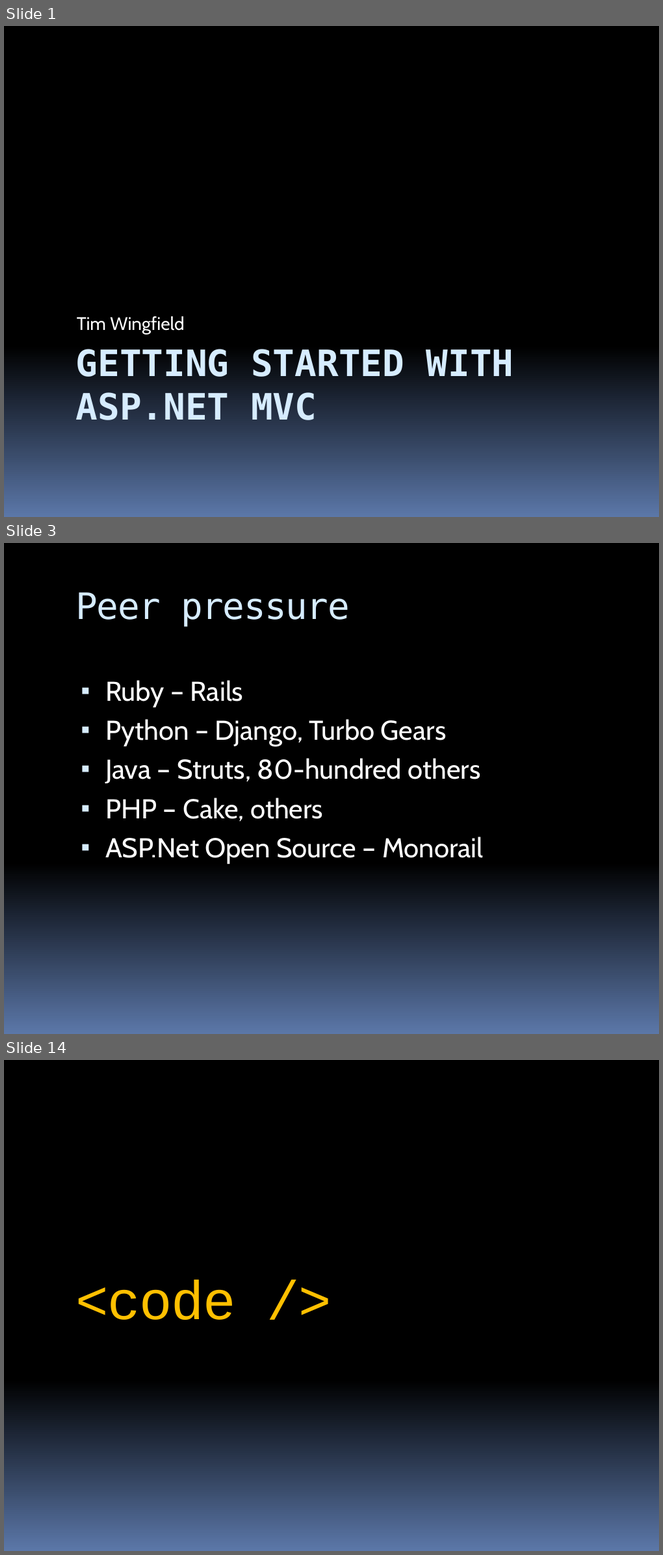
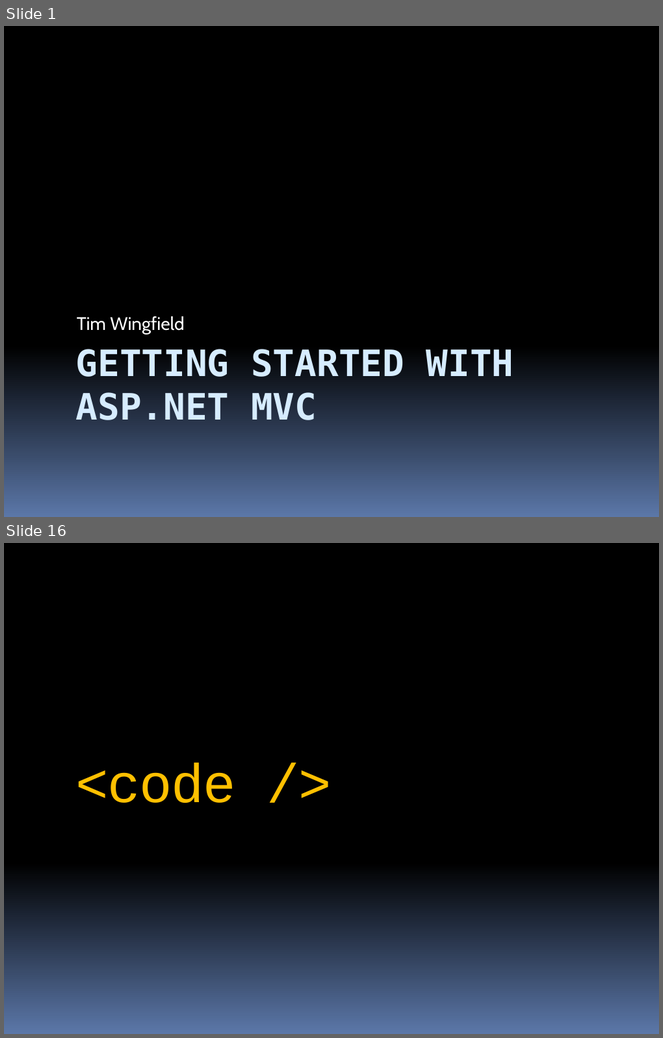
Before and after one commit to stevenharman/codeincubator, a slide deck: Samples/Getting-Started-With-MVC/Getting Started with MVC.pptx. Shown one above the other, each under a label of ours: slides 1, 3 and 14 before the commit, slides 1 and 16 after it; the slides between them are not shown. The pictures are 663x1555 and 663x1038 pixels, drawn with LibreOffice and Linux fonts; fonts in the diff are those of the drawing. Boxes give left, top, right and bottom in pixels: in the first picture for what was removed or moved away, otherwise in the second. Text is boxed around its words. In the diff, an @@ line names an element or a change of style, - is before the commit and + after.

```diff
--- a/Samples/Getting-Started-With-MVC/Getting Started with MVC.pptx
+++ b/Samples/Getting-Started-With-MVC/Getting Started with MVC.pptx
@@ slide 3 removed at bbox=[4, 543, 659, 1034], background gradient #000000 to #5B77A8 @@
@@ title removed at bbox=[76, 592, 350, 626] @@
-Peer pressure
@@ text removed at bbox=[105, 680, 483, 864] @@
-▪ Ruby – Rails
-▪ Python – Django, Turbo Gears
-▪ Java – Struts, 80-hundred others
-▪ PHP – Cake, others
-▪ ASP.Net Open Source – Monorail
@@ what was slide 14 is now slide 16 @@
```
Also in this commit, not shown: 8 slides changed, 6 slides added, 3 other slides removed.
